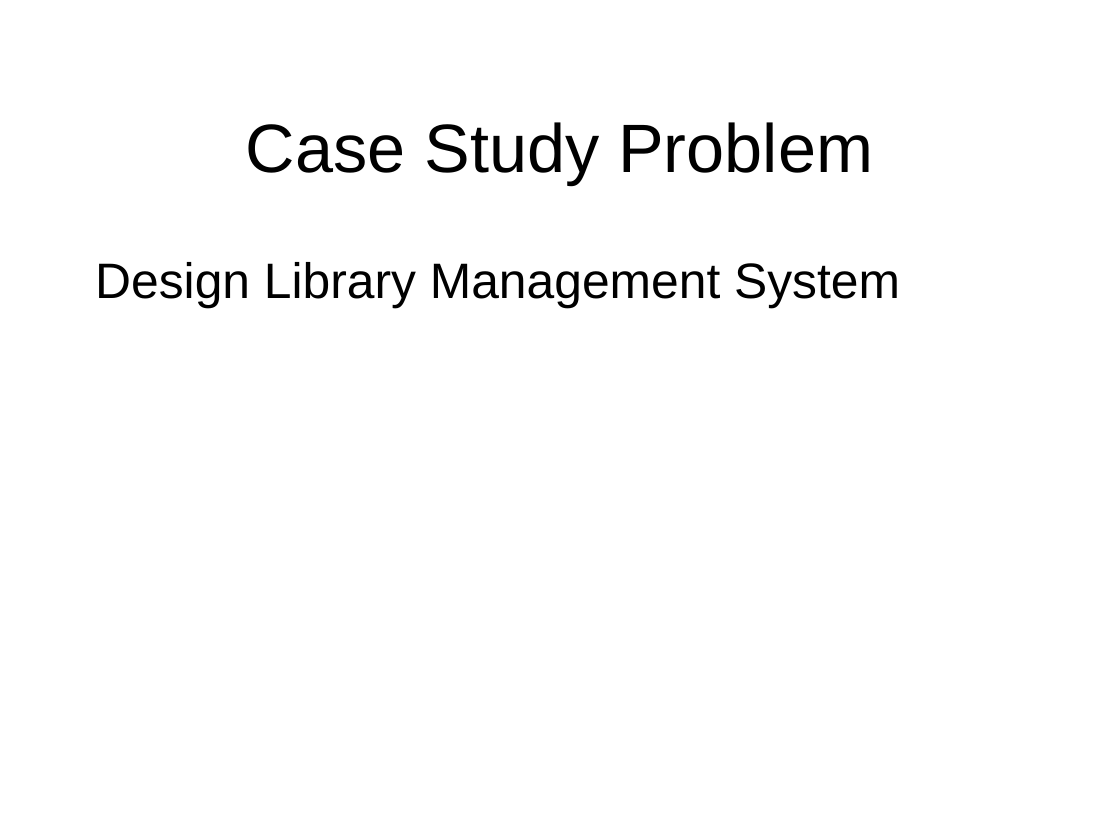
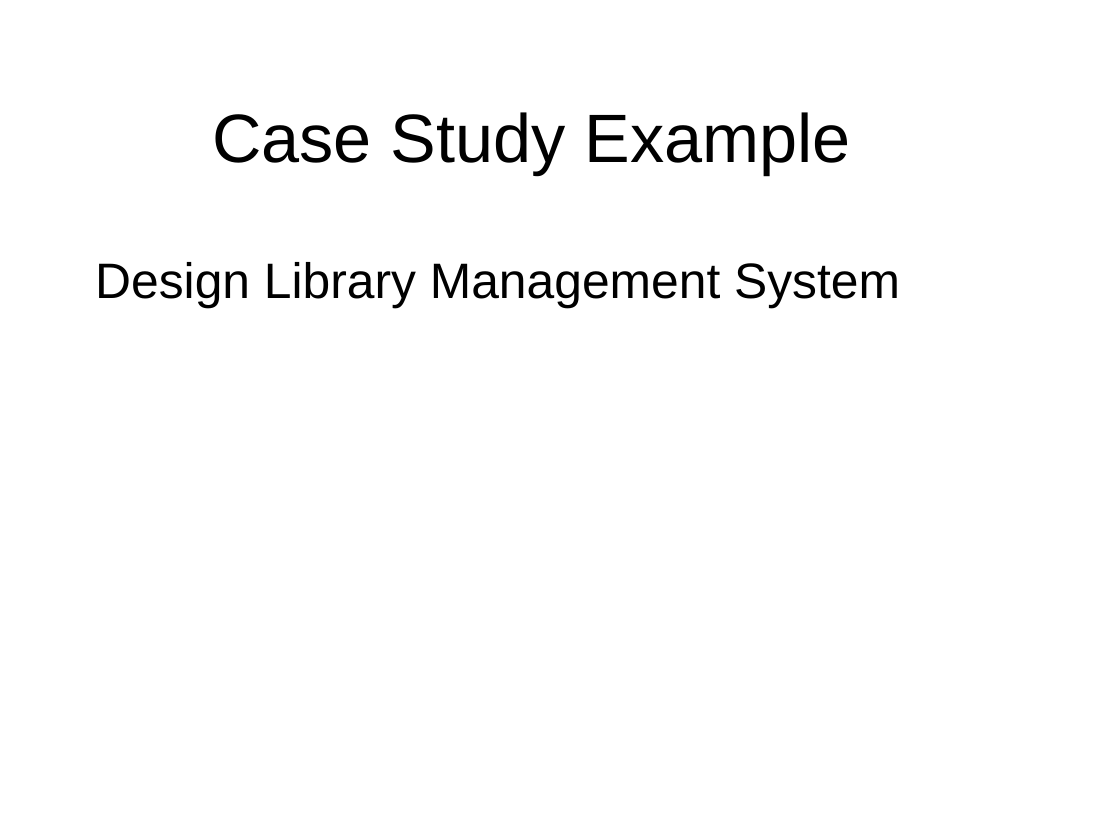
Before and after one commit to octaviordz/zjnu2017.github.io, a slide deck: slide 6 of OOAD/lectures/110--Revision.pptx (slide 4 before the commit). Drawn at 1120x840 pixels with LibreOffice and Linux fonts; fonts in the diff are those of the drawing. Boxes give left, top, right and bottom in pixels: in the first picture for what was removed or moved away, otherwise in the second. Text is boxed around its words. In the diff, an @@ line names an element or a change of style, - is before the commit and + after.

```diff
--- a/OOAD/lectures/110--Revision.pptx
+++ b/OOAD/lectures/110--Revision.pptx
@@ title at [212, 112, 851, 175]: text changed @@
-Case Study Problem
+Case Study Example
```
Also in this commit, not shown: 4 other slides changed, 2 slides added, 2 other files.
